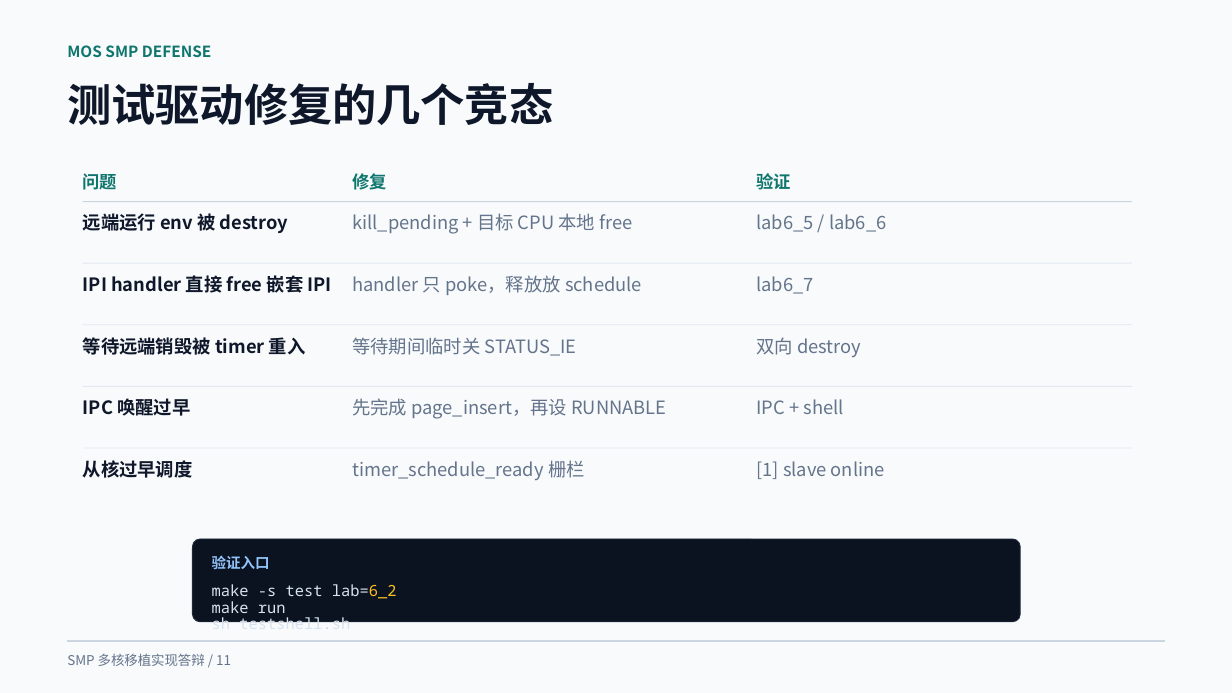
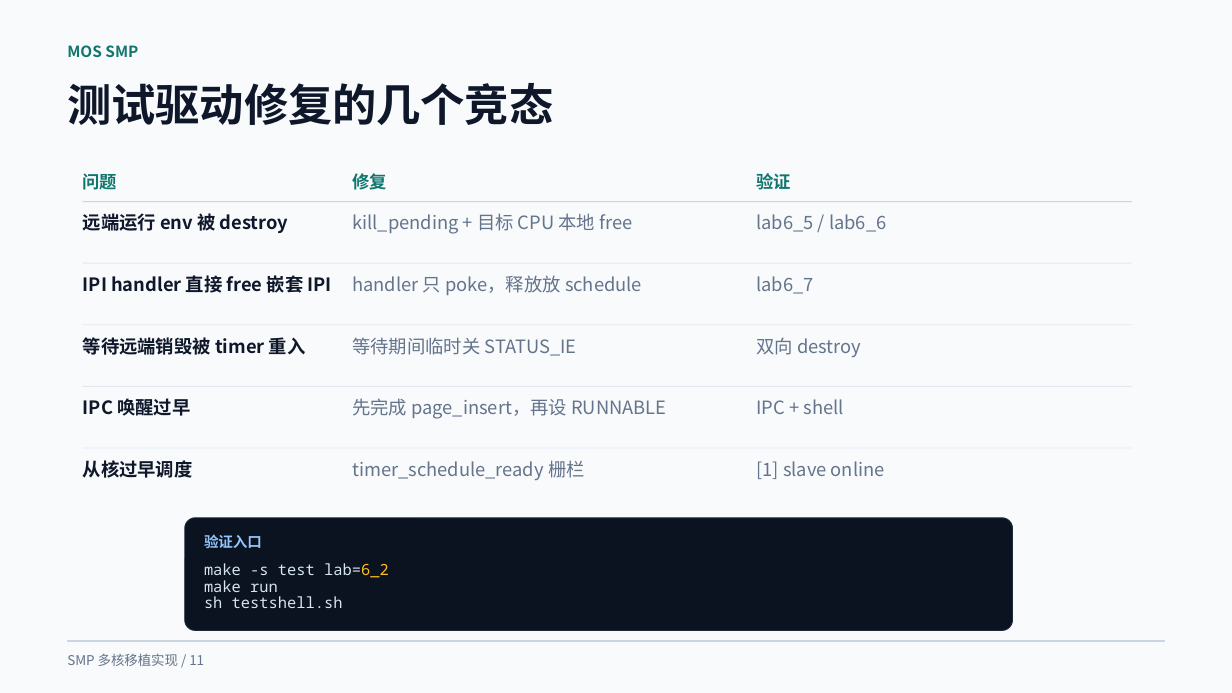
Before and after one commit to ventsdenye2/OS-challenging-Mission, a slide deck: slide 11 of smp-defense-redesign-v4.pptx. Drawn at 1232x693 pixels with LibreOffice and Linux fonts; fonts in the diff are those of the drawing. Boxes give left, top, right and bottom in pixels: in the first picture for what was removed or moved away, otherwise in the second. Text is boxed around its words. In the diff, an @@ line names an element or a change of style, - is before the commit and + after.

```diff
--- a/smp-defense-redesign-v4.pptx
+++ b/smp-defense-redesign-v4.pptx
@@ text at [67, 45, 138, 57]: text changed @@
-MOS SMP DEFENSE
+MOS SMP
@@ rounded rectangle: place and size @@
-rounded rectangle at [192, 539, 1020, 622]
+rounded rectangle at [185, 518, 1013, 630]
@@ text "验证入口": place and size @@
-text "验证入口" at [212, 555, 270, 569]
+text "验证入口" at [204, 534, 262, 548]
@@ text "make -s test lab=6_2" rewrapped from [212, 584, 397, 622] to [204, 563, 389, 608] @@
@@ text at [67, 653, 204, 666]: text changed @@
-SMP 多核移植实现答辩 / 11
+SMP 多核移植实现 / 11
```
Also in this commit, not shown: 17 other slides changed.
